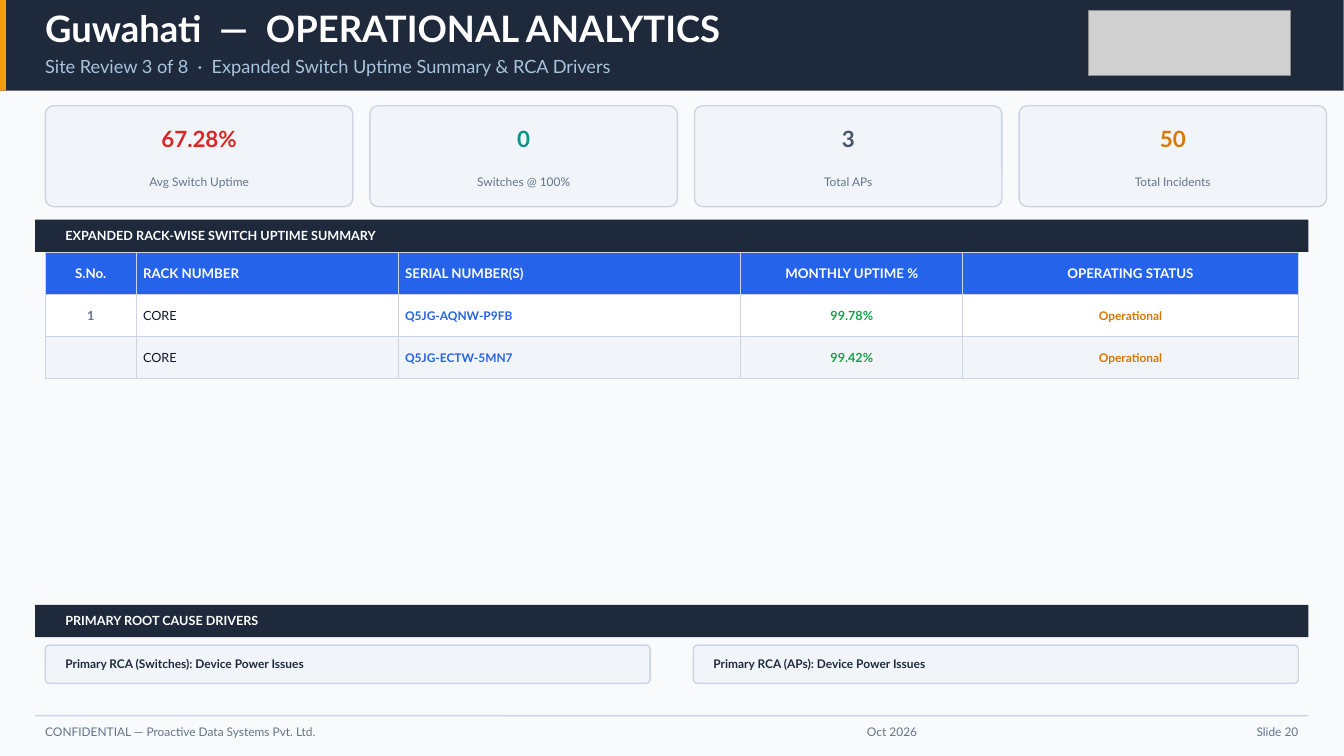
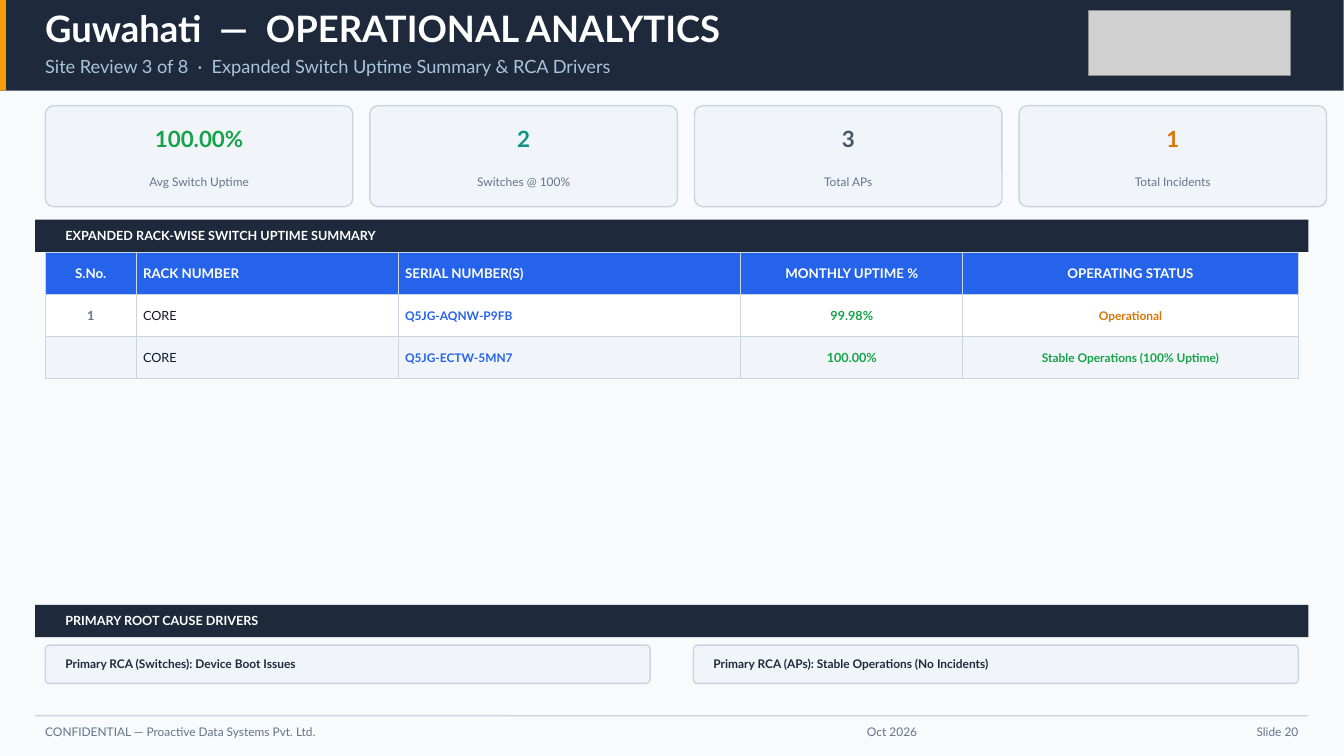
Before and after one commit to chhitij-21/executive-dashboard-qbr, a slide deck: slide 20 of Executive QBR Report - Jubilant Foodworks Ltd (JFL).pptx. Drawn at 1344x756 pixels with LibreOffice and Linux fonts; fonts in the diff are those of the drawing; grey boxes stand for pictures. Boxes give left, top, right and bottom in pixels: in the first picture for what was removed or moved away, otherwise in the second. Text is boxed around its words. In the diff, an @@ line names an element or a change of style, - is before the commit and + after.

Commit message:
fix(ssot): update canonical dataset to August 2026 (1 August 2026 – 31 August 2026) with 86 incidents and 444 devices

```diff
--- a/Executive QBR Report - Jubilant Foodworks Ltd (JFL).pptx
+++ b/Executive QBR Report - Jubilant Foodworks Ltd (JFL).pptx
@@ text at bbox=[155, 130, 243, 147]: text changed; text colour #DC2626 to #16A34A @@
-67.28%
+100.00%
@@ text at bbox=[517, 130, 530, 147]: text changed @@
-0
+2
@@ text at bbox=[1166, 130, 1179, 147]: text changed @@
-50
+1
@@ table at bbox=[45, 252, 1299, 368] @@
-row 2, column 4: 99.78%
+row 2, column 4: 99.98%
-row 3, column 4: 99.42%
+row 3, column 4: 100.00%
-row 3, column 5: Operational
+row 3, column 5: Stable Operations (100% Uptime)
@@ text at bbox=[65, 659, 295, 670]: text changed @@
-Primary RCA (Switches): Device Power Issues
+Primary RCA (Switches): Device Boot Issues
@@ text at bbox=[713, 659, 988, 670]: text changed @@
-Primary RCA (APs): Device Power Issues
+Primary RCA (APs): Stable Operations (No Incidents)
```
Also in this commit, not shown: 35 other slides changed, 4 other files.
